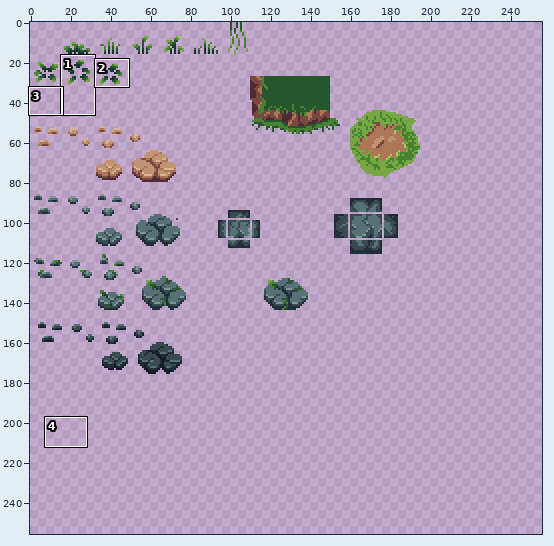
Pixel-art file, stored at Textures/Environment/Foliage.aseprite. Above, an overview of the earlier version with the close-up marked.
Close-up. The starting point:
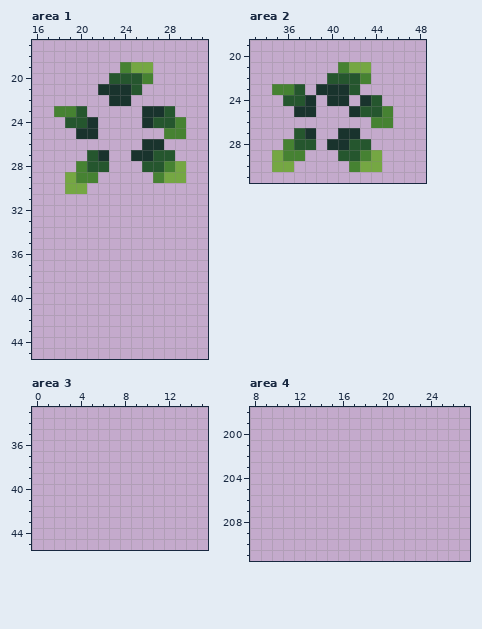
256x256 pixels, 1 frame. Shown: area 1: x 16..31, y 17..45; area 2: x 33..48, y 19..31; area 3: x 0..15, y 33..45; area 4: x 8..27, y 198..211. The commit also changed other parts of the picture, which this record leaves out.
After the commit:
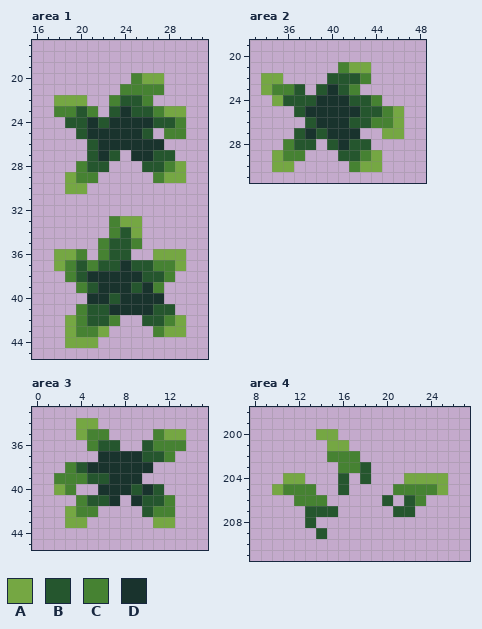
Palette (. is transparent): A #75a743  B #25562e  C #468232  D #19332d
The exact change:
Changed rows in their new state; - is an unchanged pixel.
Area 1:
first column x 18:
19 ------...---
20 -----..CAA--
21 ----..CCCC--
22 AAA--CBBC---
23 ---C-BDBBCAA
24 ----BDDD----
25 --B-DDDDB---
26 ---BDDDD----
27 -----B------
first column x 18:
33 -----CAA----
34 -----CBA----
35 ----CBBC----
36 AAC-CBB--AAA
37 ACBCBBDBBCCA
38 -CBDDDDDBBC-
39 --CBDDDBDC--
40 ---DDBDDDD--
41 --CBBDDDDBB-
42 -ACBBC--BBCA
43 -ACCA----CAA
44 -AAA--------
Area 2:
first column x 34:
22 AA-----------
23 A----B-BC----
24 -A--BD--BBC--
25 ---B-DDD----A
26 ----BDDDBB--A
27 -----BD----AA
28 ------B------
Area 3:
first column x 2:
34 --AA--------
35 --ACC----CAA
36 ---CBB--BCCC
37 ----DDDDBBC-
38 -CBDDDDDD---
39 CCCBBDDD----
40 AC--DDDBDB--
41 --CBBD-DBBC-
42 -ACC----BCC-
43 -AA------AA-
Area 4:
first column x 10:
200 ----AA----------
201 -----AA---------
202 -----CCC--------
203 ------CCB-------
204 -AA---B-B---AAAA
205 ACCC--B----CCCCA
206 --CCC-----B-BC--
207 ---BBB-----BB---
208 ---B------------
209 ----B-----------
Where, in picture pixels (left, top, right, bottom), the same in both close-ups:
changed: (54, 62, 186, 161)
added: (54, 216, 186, 348)
changed: (261, 73, 404, 150)
added: (54, 418, 186, 528)
added: (272, 429, 448, 539)
